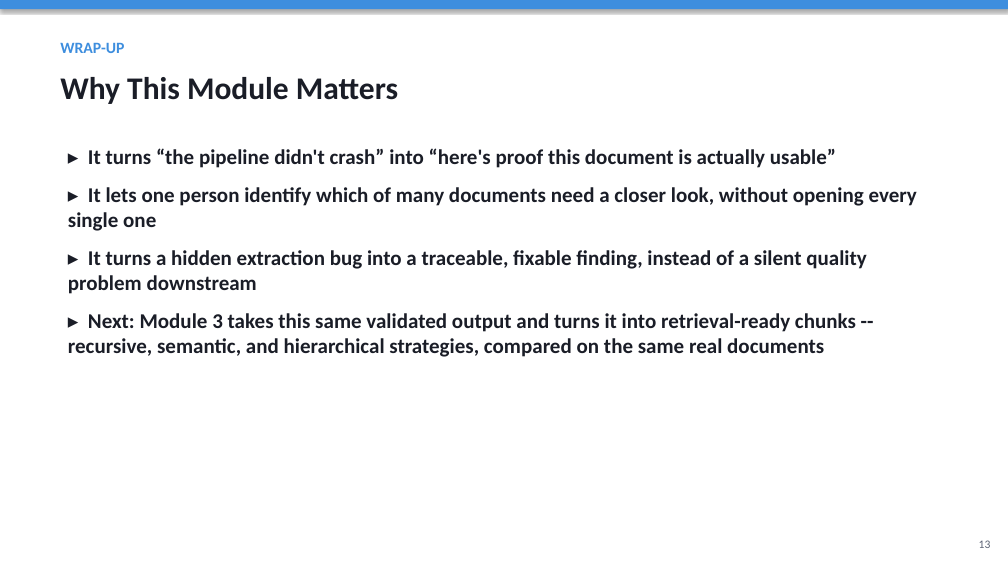
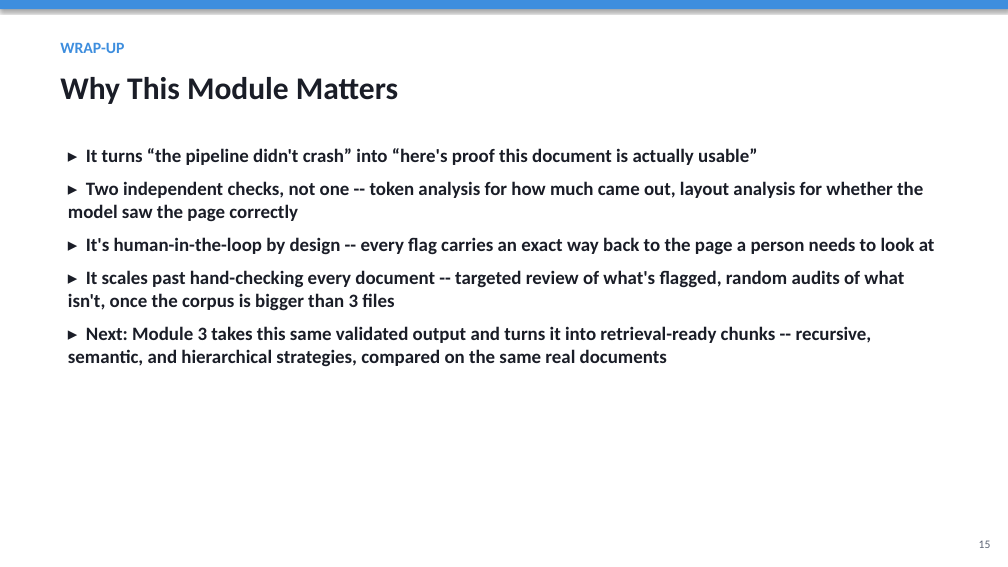
Before and after one commit to HITTESH2003/TRAINING, a slide deck: slide 15 of 2. ANALYSIS/Analysis_Module_Overview.pptx (slide 13 before the commit). Drawn at 1008x567 pixels with LibreOffice and Linux fonts; fonts in the diff are those of the drawing. Boxes give left, top, right and bottom in pixels: in the first picture for what was removed or moved away, otherwise in the second. Text is boxed around its words. In the diff, an @@ line names an element or a change of style, - is before the commit and + after.

```diff
--- a/2. ANALYSIS/Analysis_Module_Overview.pptx
+++ b/2. ANALYSIS/Analysis_Module_Overview.pptx
@@ text at (x1=68, y1=148, x2=872, y2=366): size 20 to 18 pt in "▸ It turns “the pipeline didn't crash” ...", "▸ Next: Module 3 takes this same ..."; less space between paragraphs @@
@@ text at (x1=68, y1=181, x2=935, y2=311): text changed; size 20 to 18 pt @@
-▸ It lets one person identify which of many documents need a closer look, without opening every single one
-▸ It turns a hidden extraction bug into a traceable, fixable finding, instead of a silent quality problem downstream
+▸ Two independent checks, not one -- token analysis for how much came out, layout analysis for whether the model saw the page correctly
+▸ It's human-in-the-loop by design -- every flag carries an exact way back to the page a person needs to look at
+▸ It scales past hand-checking every document -- targeted review of what's flagged, random audits of what isn't, once the corpus is bigger than 3 files
@@ text at (x1=979, y1=540, x2=991, y2=548): text changed @@
-13
+15
```
Also in this commit, not shown: 3 other slides changed, 2 slides added, 2 other files.
